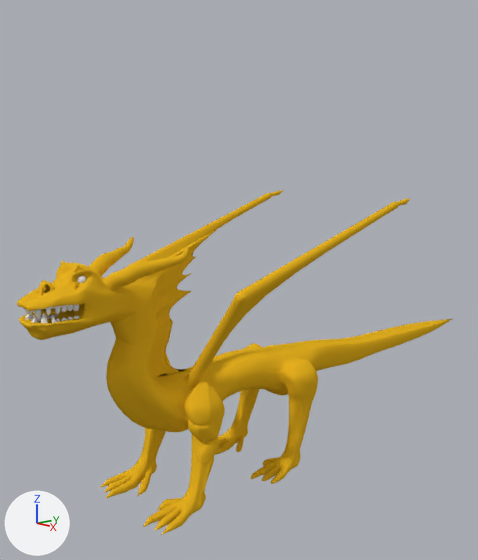
A saved change to the Blender file dragon/dragon-scaled.blend.
The view is the same before and after, from a camera (50 mm lens) standing at (12.53, -12.57, 7.97) and looking at (0.61, -2.23, 4.86). Lighting does not change. The marker at lower left points along +X, +Y and +Z.

In view in the first picture: 'Dragon', 'Jaws.001'.
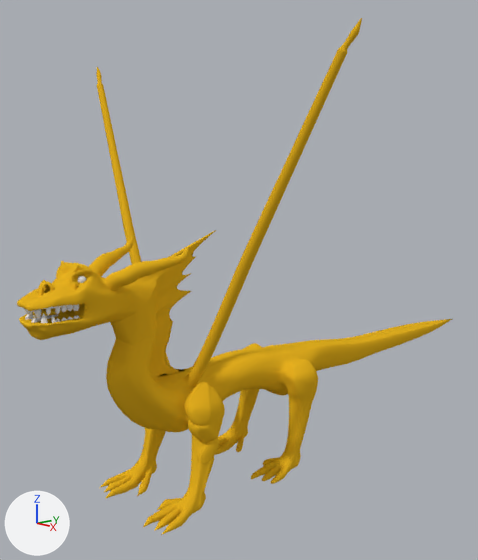
The change, as a diff of the scene's bpy script:
```diff
--- a/dragon/dragon-scaled.blend.py
+++ b/dragon/dragon-scaled.blend.py
@@ me_cube @@
 # used by ob_dragon; location = (1.54, -3.69, -1.41)
-me_cube.from_pydata(...)  # 1709 vertices, 1653 faces, 2 loose edges; spans x 0.0..2.13, y -4.37..9.67, z 2.03..8.3
+me_cube.from_pydata(...)  # 1748 vertices, 1691 faces, 2 loose edges; spans x 0.0..4.12, y -4.37..9.67, z 2.03..11.43
+# me_cube part 1
+# 75 vertices are removed from x 0.46..2.13, y -1.06..4.12, z 4.78..8.3
+# 91 faces are deleted
+# 17 vertices move from x 0.39..2.06, y -1.11..-0.79, z 4.72..6.74 to x 0.3..2.45, y -1.03..-0.73, z 4.72..8.08
+# 87 vertices are added at x 0.41..4.12, y -0.99..-0.34, z 4.78..11.43
+# 14 new vertices lie (0.21, 0.05, 0.4) away from vertices in x 2.27..3.44, y -0.91..-0.57, z 8.04..10.1
+# 5 new vertices lie (0.21, 0.05, 0.4) away from vertices in x 2.75..3.65, y -0.83..-0.61, z 8.88..10.47
+# 8 new vertices lie (0.21, 0.04, 0.4) away from vertices in x 2.14..3.64, y -0.73..-0.45, z 7.64..10.49
+# 129 new faces join them
```

Pixel boxes (x1, y1, x2, y2) of what changed, in the pictures (478 x 560 px; the box of a moved part takes in the faces that stretch with it):
'Dragon', reshaped (50% taller)
    before: (17, 190, 452, 535)
    after: (17, 18, 452, 535)
part 1 of me_cube, moved or reshaped
    before: (130, 190, 410, 379)
    after: (96, 18, 362, 375)
